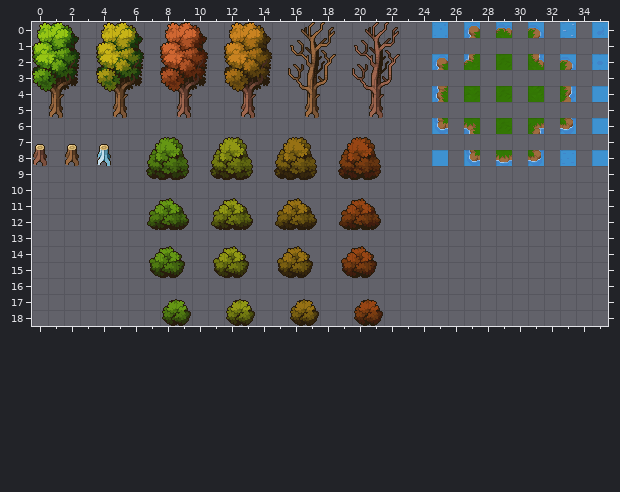
One commit to this Tiled map: assets/automapping/tree_rules.tmx. Above: the version before the commit.
Cells are 16x16 px. Shown: x 0..35, y 0..18.
The same view after the edit:
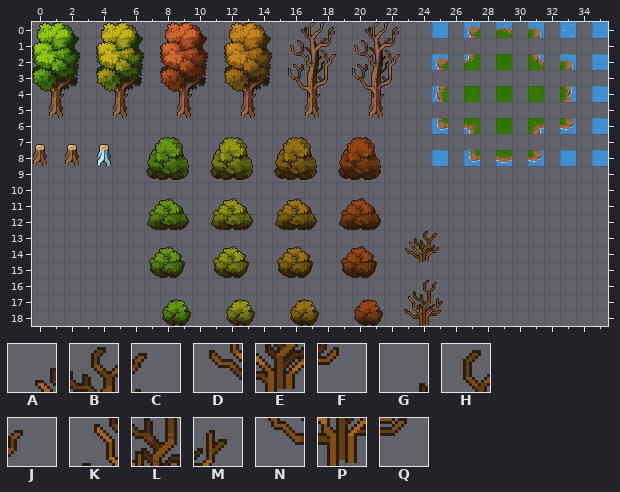
Key: from "pixel_crawler_vegetation": A 112, B 113, C 114, D 137, E 138, F 139, G 162, H 163, J 164, K 187, L 188, M 189, N 212, P 213, Q 214.
_ is an empty cell.
Change:
Layer "input_04_decor_high":
The author put tile E in row 14 at x 24.
The author put tile P in row 18 at x 24.
Layer "output_04_decor_high":
The author put tile D in row 14 at x 23.
The author put tile E in row 14 at x 24.
The author put tile F in row 14 at x 25.
The author put tile K in row 17 at x 23.
The author put tile L in row 17 at x 24.
The author put tile M in row 17 at x 25.
The author put tile N in row 18 at x 23.
The author put tile P in row 18 at x 24.
The author put tile Q in row 18 at x 25.
Layer "output_05_above_player":
The author put tile A in row 13 at x 23.
The author put tile B in row 13 at x 24.
The author put tile C in row 13 at x 25.
The author put tile G in row 16 at x 23.
The author put tile H in row 16 at x 24.
The author put tile J in row 16 at x 25.
Boxes around the changes in both pictures, in picture pixels (x1, y1, x2, y2):
added: (405, 231, 439, 262)
added: (404, 280, 443, 326)
